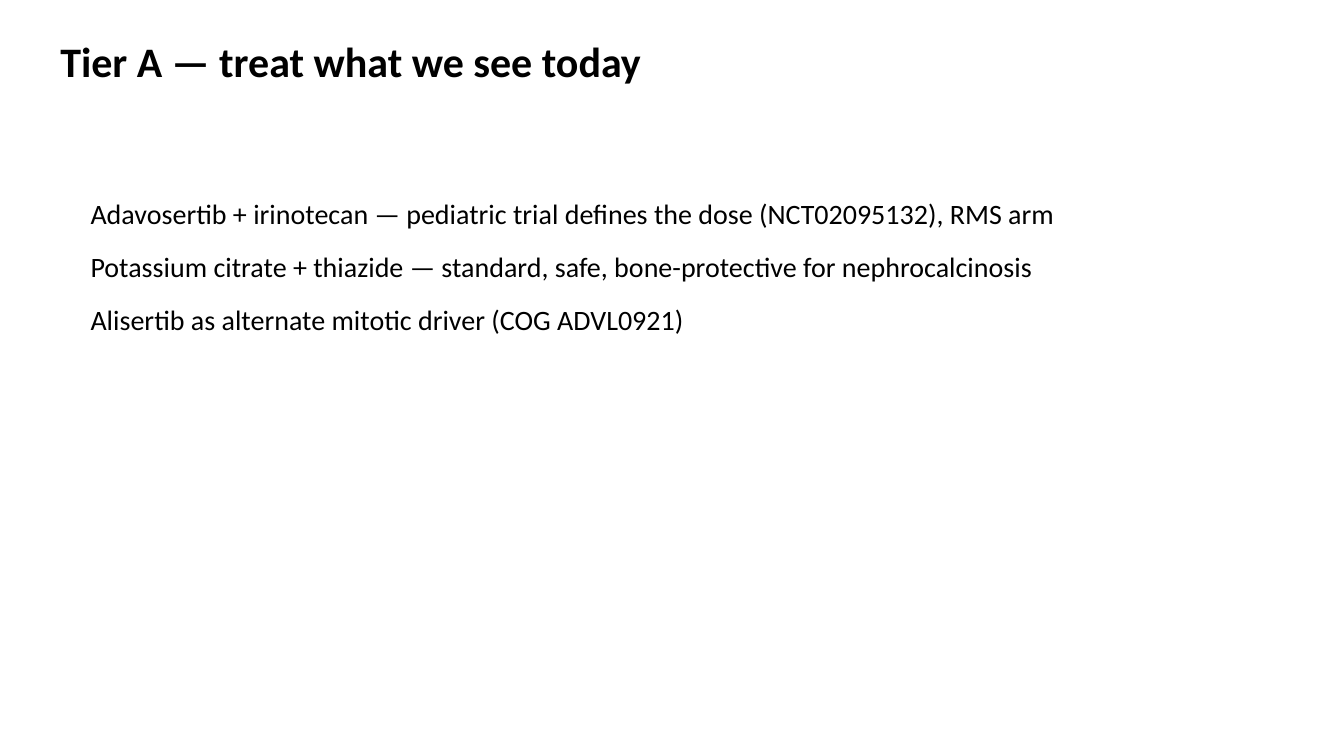
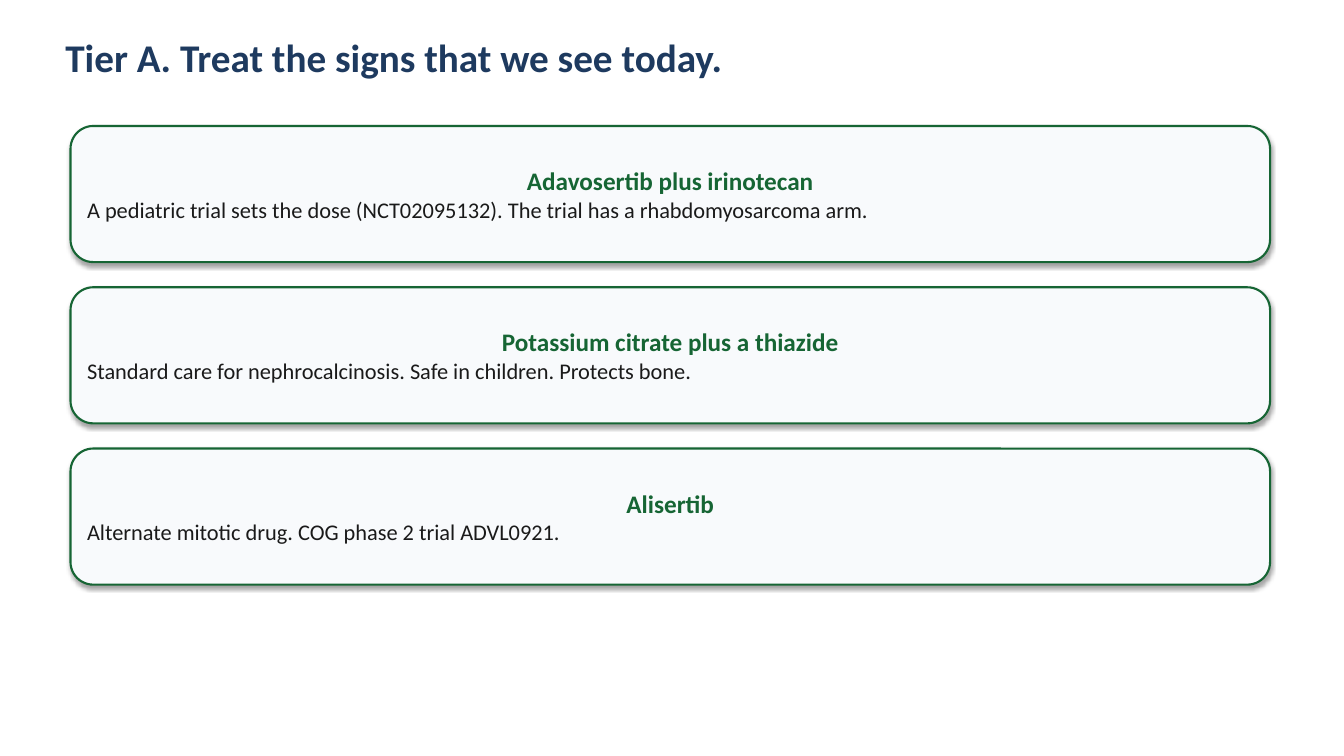
Before and after one commit to bigbag/mva-hackathon-2026, a slide deck: slide 5 of track2/slides/pitch_deck.pptx. Drawn at 1344x756 pixels with LibreOffice and Linux fonts; fonts in the diff are those of the drawing. Boxes give left, top, right and bottom in pixels: in the first picture for what was removed or moved away, otherwise in the second. Text is boxed around its words. In the diff, an @@ line names an element or a change of style, - is before the commit and + after.

```diff
--- a/track2/slides/pitch_deck.pptx
+++ b/track2/slides/pitch_deck.pptx
@@ text at <box>65,44,722,79</box>: text changed; size 30 to 28 pt; text colour #000000 to #1E3A5F @@
-Tier A — treat what we see today
+Tier A. Treat the signs that we see today.
@@ rounded rectangle "Adavosertib plus irinotecan": place and size @@
-rounded rectangle "Adavosertib plus irinotecan" at <box>91,203,1054,334</box>
+rounded rectangle "Adavosertib plus irinotecan" at <box>71,126,1270,262</box>
@@ rounded rectangle "Adavosertib plus irinotecan" at <box>71,126,1270,262</box>: vertical alignment top to middle; fill none to #F8FAFC; outline none to #166534 1.5 pt; shadow on @@
@@ text in rounded rectangle at <box>87,172,868,222</box>: text changed; size 20 to 16 pt; text colour #000000 to #1A1A1A @@
-Adavosertib + irinotecan — pediatric trial defines the dose (NCT02095132), RMS arm
-Potassium citrate + thiazide — standard, safe, bone-protective for nephrocalcinosis
-Alisertib as alternate mitotic driver (COG ADVL0921)
+Adavosertib plus irinotecan
+A pediatric trial sets the dose (NCT02095132). The trial has a rhabdomyosarcoma arm.
@@ rounded rectangle added at <box>71,287,1270,423</box>, fill #F8FAFC, outline #166534 1.5 pt, 16 pt, text #1A1A1A @@
+Potassium citrate plus a thiazide
+Standard care for nephrocalcinosis. Safe in children. Protects bone.
@@ rounded rectangle added at <box>71,449,1270,585</box>, fill #F8FAFC, outline #166534 1.5 pt, 16 pt, text #1A1A1A @@
+Alisertib
+Alternate mitotic drug. COG phase 2 trial ADVL0921.
```
Also in this commit, not shown: 11 other slides changed, 15 other files.
